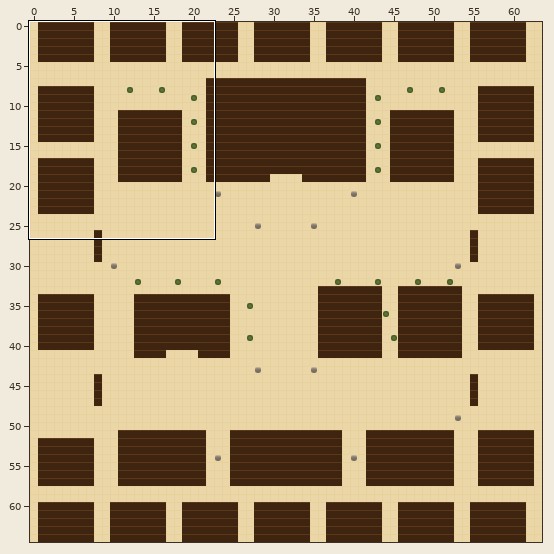
Two versions of a level (Tiled map (JSON), maps/city.tmj). The first picture is a wide view before the edit; the outline marks the close-up.
Close-up. First the earlier version:
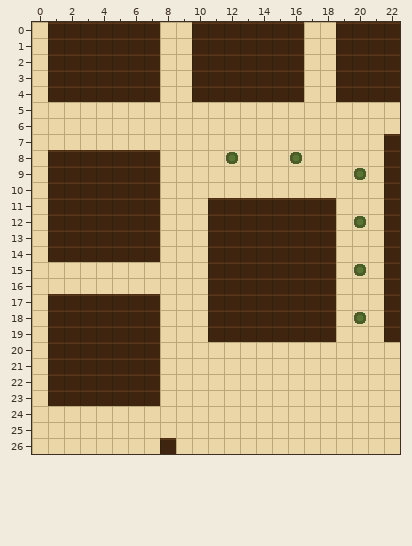
Cells are 16x16 px. Shown: x 0..22, y 0..26. The commit also changed other parts of the map, which this record leaves out.
And afterwards:
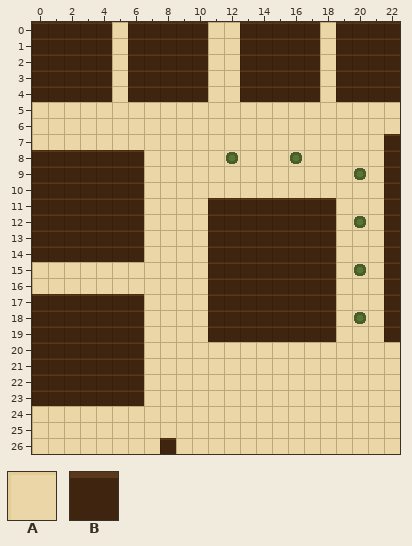
Key: from "draft": A 0, B 1.
_ is an empty cell.
Difference:
{"where": "layer \"ground\""}
{"y":0,"x":0,"old":"A","new":"B"}
{"y":0,"x":5,"old":"B","new":"A"}
{"y":0,"x":8,"old":"AA","new":"BB"}
{"y":0,"x":11,"old":"BB","new":"AA"}
{"y":0,"x":17,"old":"A","new":"B"}
{"y":1,"x":0,"old":"A","new":"B"}
{"y":1,"x":5,"old":"B","new":"A"}
{"y":1,"x":8,"old":"AA","new":"BB"}
{"y":1,"x":11,"old":"BB","new":"AA"}
{"y":1,"x":17,"old":"A","new":"B"}
{"y":2,"x":0,"old":"A","new":"B"}
{"y":2,"x":5,"old":"B","new":"A"}
{"y":2,"x":8,"old":"AA","new":"BB"}
{"y":2,"x":11,"old":"BB","new":"AA"}
{"y":2,"x":17,"old":"A","new":"B"}
{"y":3,"x":0,"old":"A","new":"B"}
{"y":3,"x":5,"old":"B","new":"A"}
{"y":3,"x":8,"old":"AA","new":"BB"}
{"y":3,"x":11,"old":"BB","new":"AA"}
{"y":3,"x":17,"old":"A","new":"B"}
{"y":4,"x":0,"old":"A","new":"B"}
{"y":4,"x":5,"old":"B","new":"A"}
{"y":4,"x":8,"old":"AA","new":"BB"}
{"y":4,"x":11,"old":"BB","new":"AA"}
{"y":4,"x":17,"old":"A","new":"B"}
{"y":8,"x":0,"old":"A","new":"B"}
{"y":8,"x":7,"old":"B","new":"A"}
{"y":9,"x":0,"old":"A","new":"B"}
{"y":9,"x":7,"old":"B","new":"A"}
{"y":10,"x":0,"old":"A","new":"B"}
{"y":10,"x":7,"old":"B","new":"A"}
{"y":11,"x":0,"old":"A","new":"B"}
{"y":11,"x":7,"old":"B","new":"A"}
{"y":12,"x":0,"old":"A","new":"B"}
{"y":12,"x":7,"old":"B","new":"A"}
{"y":13,"x":0,"old":"A","new":"B"}
{"y":13,"x":7,"old":"B","new":"A"}
{"y":14,"x":0,"old":"A","new":"B"}
{"y":14,"x":7,"old":"B","new":"A"}
{"y":17,"x":0,"old":"A","new":"B"}
{"y":17,"x":7,"old":"B","new":"A"}
{"y":18,"x":0,"old":"A","new":"B"}
{"y":18,"x":7,"old":"B","new":"A"}
{"y":19,"x":0,"old":"A","new":"B"}
{"y":19,"x":7,"old":"B","new":"A"}
{"y":20,"x":0,"old":"A","new":"B"}
{"y":20,"x":7,"old":"B","new":"A"}
{"y":21,"x":0,"old":"A","new":"B"}
{"y":21,"x":7,"old":"B","new":"A"}
{"y":22,"x":0,"old":"A","new":"B"}
{"y":22,"x":7,"old":"B","new":"A"}
{"y":23,"x":0,"old":"A","new":"B"}
{"y":23,"x":7,"old":"B","new":"A"}
